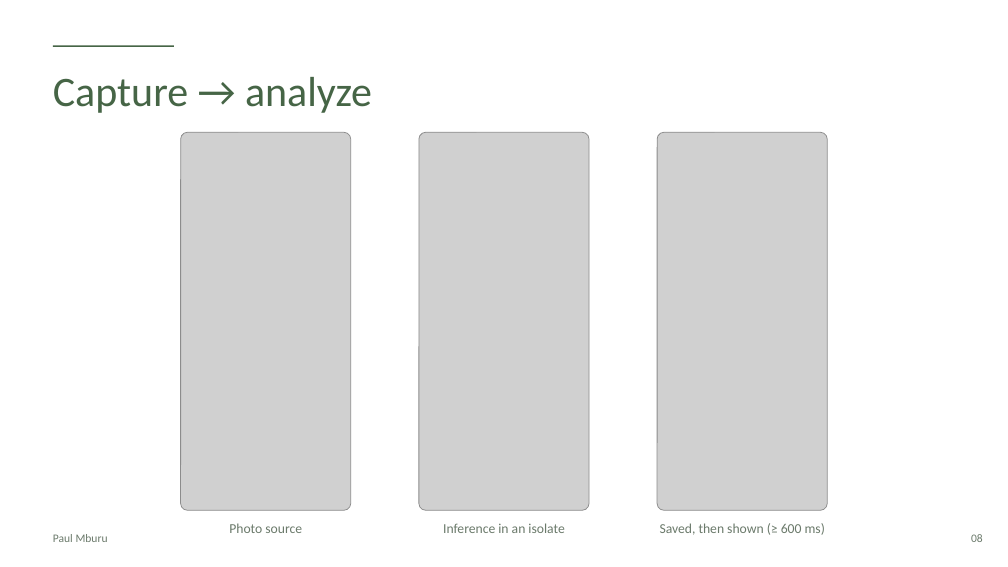
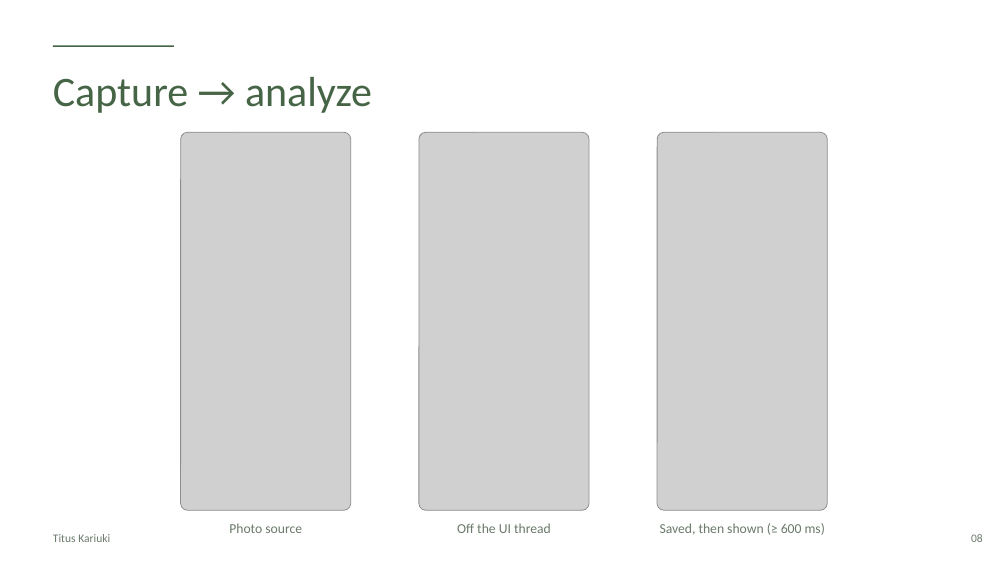
Before and after one commit to Paulmburu/ai-crop-disease-platform, a slide deck: slide 8 of docs/presentation/LeafCheck_FlutterconKE.pptx. Drawn at 1008x567 pixels with LibreOffice and Linux fonts; fonts in the diff are those of the drawing; grey boxes stand for pictures. Boxes give left, top, right and bottom in pixels: in the first picture for what was removed or moved away, otherwise in the second. Text is boxed around its words. In the diff, an @@ line names an element or a change of style, - is before the commit and + after.

```diff
--- a/docs/presentation/LeafCheck_FlutterconKE.pptx
+++ b/docs/presentation/LeafCheck_FlutterconKE.pptx
@@ text at (53,534,110,542): text changed @@
-Paul Mburu
+Titus Kariuki
@@ text at (457,523,551,533): text changed @@
-Inference in an isolate
+Off the UI thread
```
Also in this commit, not shown: 11 other slides changed, 1 slide added, 3 other files.
